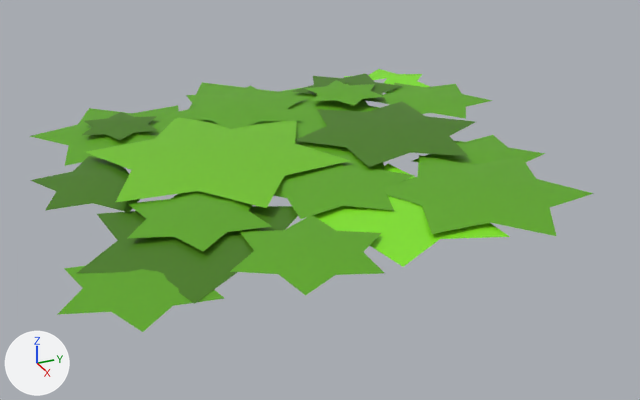
The FBX model Assets/Art/Models/Structures/Floors/Tiles/GrassTile.fbx: old version first, new version second.
Rendered twice from a camera (50 mm lens) standing at (1.763, -0.723, 0.768) and looking at (0.059, 0.044, -0.084). Arrows for +X, +Y and +Z are at lower left; the lights stay in place. Where no turn or scale is listed for an object, it has been applied to the vertices.

Objects in the first picture: 'GrassTile'.
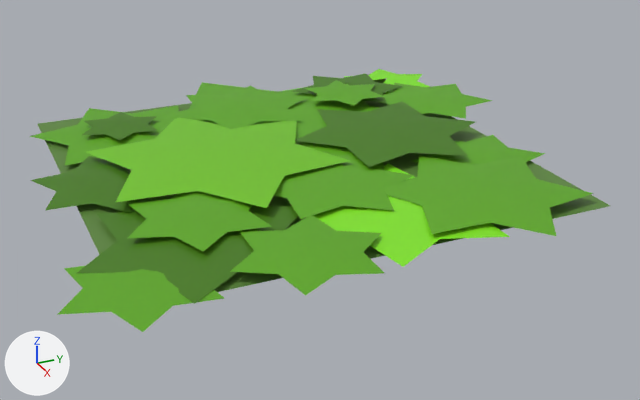
Where the newer file only moved an object's origin or applied its transform, the numbers keep the older frame.

What the commit changed:
me_plane_027 is used by ob_grasstile; location (0.0, 0.0, 0.0).
Verts and faces of me_plane_027; kept vertices keep their numbers, new ones are numbered from 233.
me_plane_027 had 233 vertices, 211 faces and spanned x -0.632..0.608, y -0.607..0.632, z 0.009..0.061.
me_plane_027 now has 237 vertices, 212 faces and spans x -0.632..0.608, y -0.607..0.632, z 0.0..0.061.
Part 1, on me_plane_027:
New vertex 233 is at (-0.5, -0.5, 0.0), pixel (37, 123).
New vertex 234 is at (0.5, -0.5, 0.0).
New vertex 235 is at (-0.5, 0.5, 0.0).
New vertex 236 is at (0.5, 0.5, 0.0), pixel (611, 206).
New faces: (233, 234, 236, 235).

Boxes (x1, y1, x2, y2) around the edits, measured in the pictures (640 x 400 px):
'GrassTile', reshaped: before (30, 69, 594, 332); after (30, 69, 610, 332)
part 1 of me_plane_027, added (green): after (38, 79, 610, 292)
